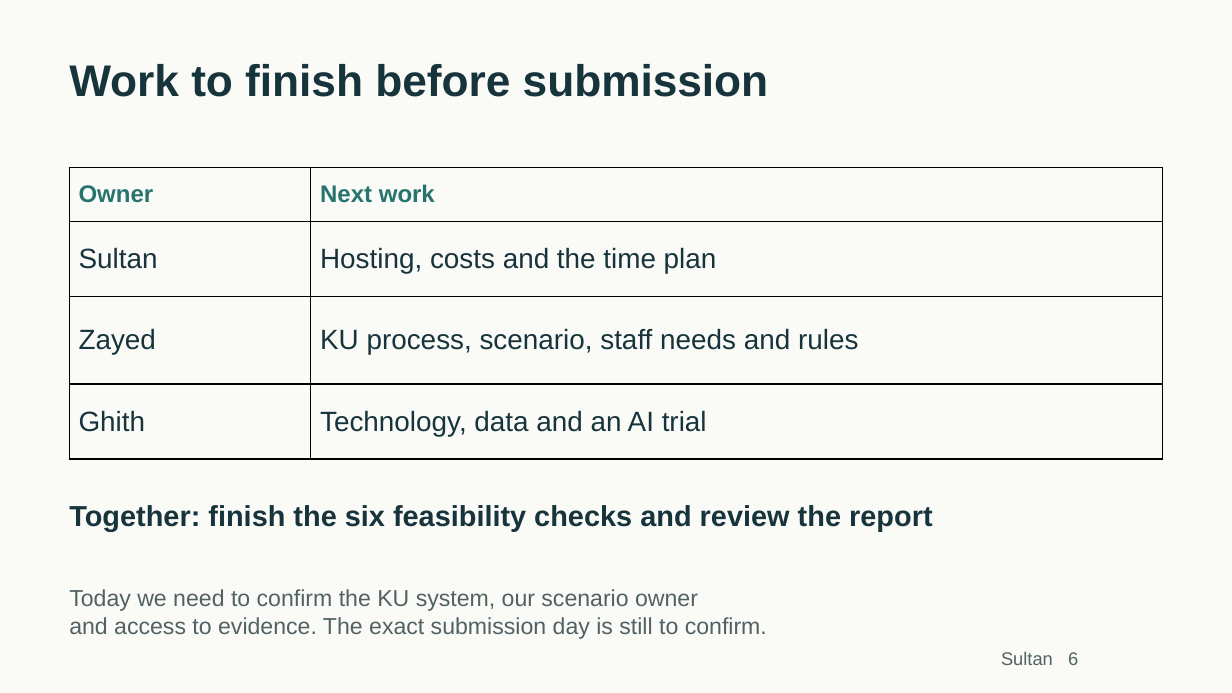
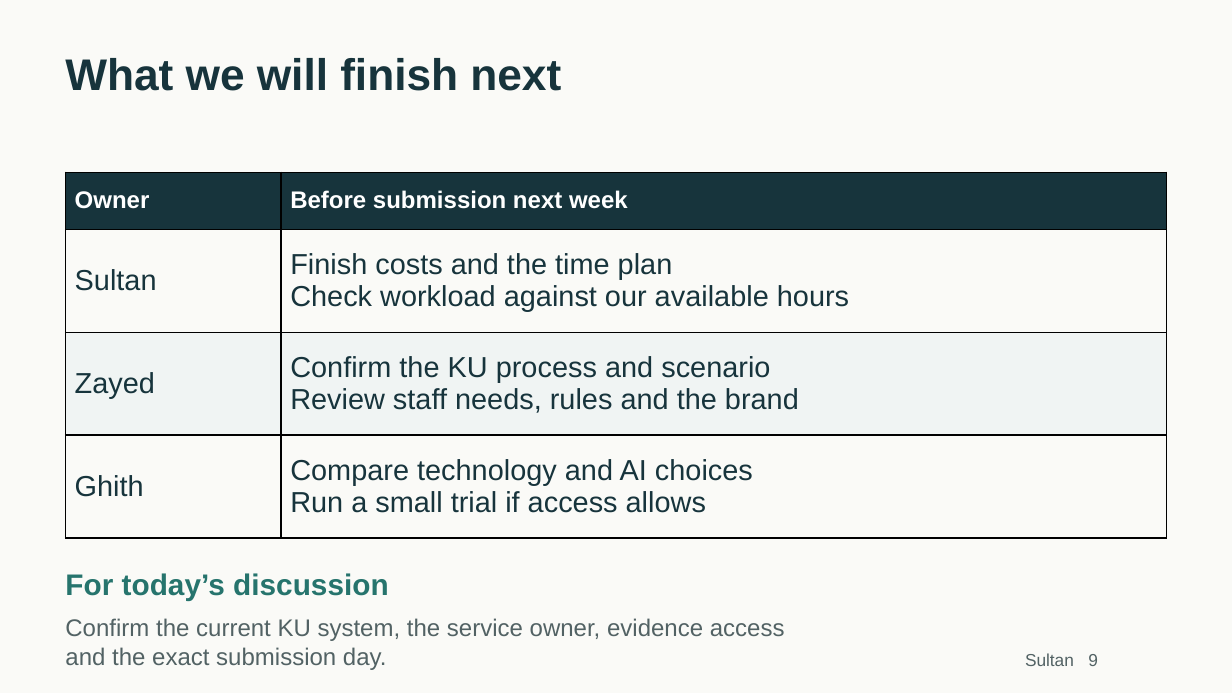
Before and after one commit to duqins/ITS, a slide deck: slide 9 of docs/phase2/progress/2026-09-22/Phase2_Progress_Presentation.pptx (slide 6 before the commit). Drawn at 1232x693 pixels with LibreOffice and Linux fonts; fonts in the diff are those of the drawing. Boxes give left, top, right and bottom in pixels: in the first picture for what was removed or moved away, otherwise in the second. Text is boxed around its words. In the diff, an @@ line names an element or a change of style, - is before the commit and + after.

```diff
--- a/docs/phase2/progress/2026-09-22/Phase2_Progress_Presentation.pptx
+++ b/docs/phase2/progress/2026-09-22/Phase2_Progress_Presentation.pptx
@@ text at bbox=[65, 58, 561, 91]: text changed @@
-Work to finish before submission
+What we will finish next
@@ table at bbox=[66, 172, 1166, 538] @@
-row 1, column 2: Next work
+row 1, column 2: Before submission next week
-row 2, column 2: Hosting, costs and the time plan
+row 2, column 2: Finish costs and the time plan / Check workload against our available hours
-row 3, column 2: KU process, scenario, staff needs and rules
+row 3, column 2: Confirm the KU process and scenario / Review staff needs, rules and the brand
-row 4, column 2: Technology, data and an AI trial
+row 4, column 2: Compare technology and AI choices / Run a small trial if access allows
@@ fill #FAFAF7 to #17343C in row 1 @@
@@ fill #FAFAF7 to #F0F4F3 in row 3 @@
@@ text colour #26746D to #FFFFFF in "Owner" @@
@@ size 21.8 to 22.5 pt in "Sultan", "Zayed", "Ghith" @@
@@ table: place and size @@
-table at bbox=[69, 167, 1163, 459]
+table at bbox=[66, 172, 1166, 538]
@@ text removed at bbox=[69, 505, 933, 531] @@
-Together: finish the six feasibility checks and review the report
@@ text added at bbox=[65, 573, 389, 601], 23.2 pt, text #26746D, bold @@
+For today’s discussion
@@ text at bbox=[65, 618, 785, 670]: text changed; size 18 to 18.8 pt @@
-Today we need to confirm the KU system, our scenario owner
-and access to evidence. The exact submission day is still to confirm.
+Confirm the current KU system, the service owner, evidence access
+and the exact submission day.
@@ text at bbox=[1025, 653, 1098, 666]: text changed; size 14.2 to 13.5 pt @@
-Sultan 6
+Sultan 9
```
Also in this commit, not shown: 1 other slide changed, 7 slides added, 4 slides removed, 5 other files.
